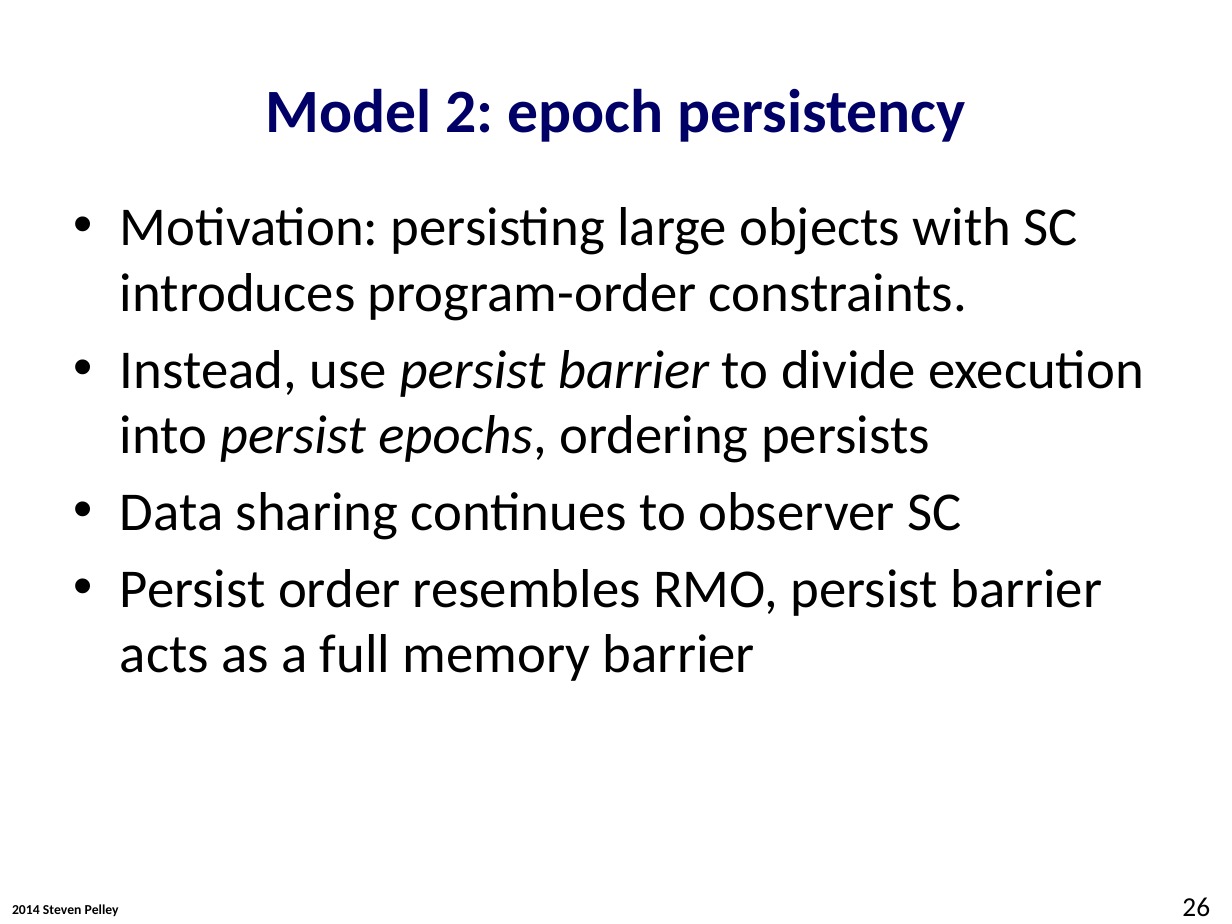
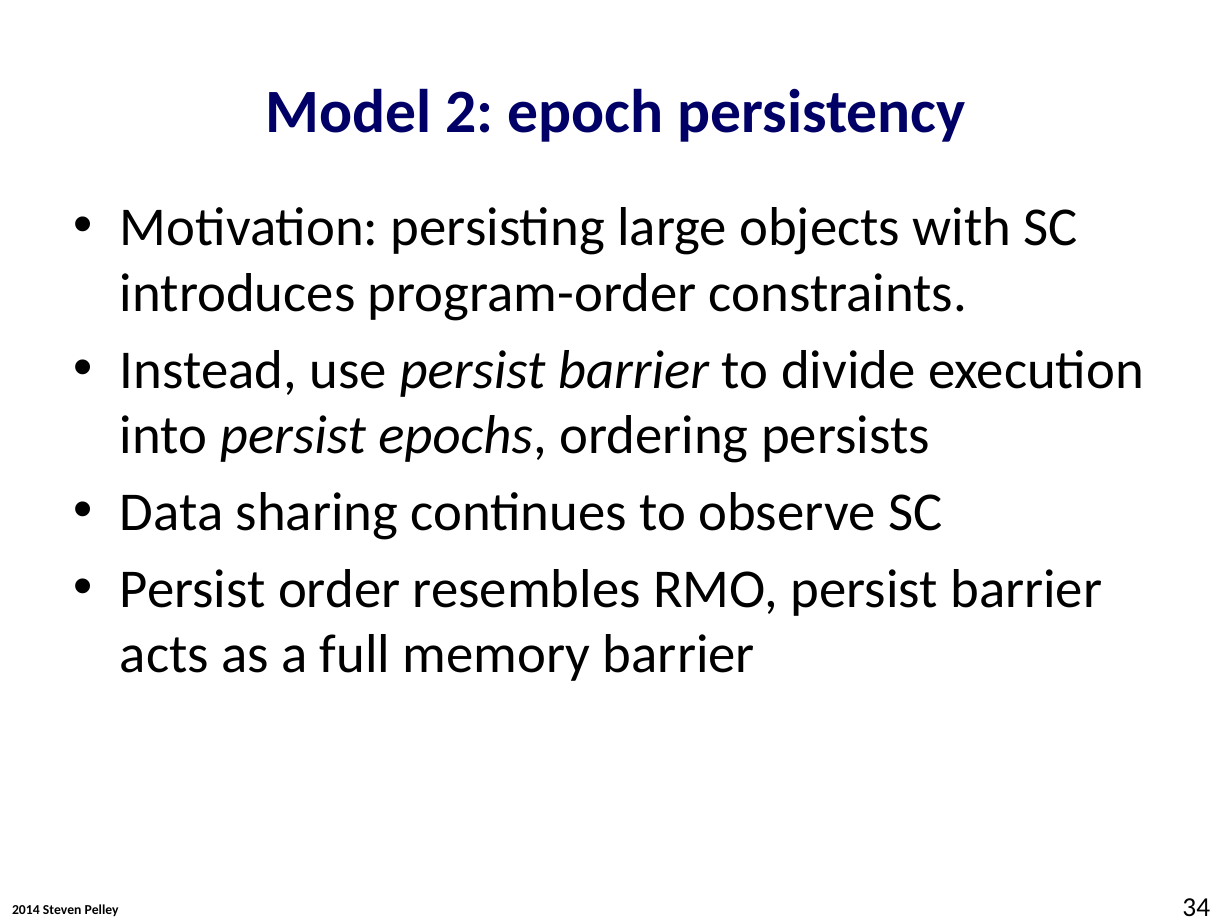
Before and after one commit to Abulila/dissertation, a slide deck: slide 34 of proposal/defense.pptx (slide 26 before the commit). Drawn at 1232x924 pixels with LibreOffice and Linux fonts; fonts in the diff are those of the drawing; background and template pictures are left out. Boxes give left, top, right and bottom in pixels: in the first picture for what was removed or moved away, otherwise in the second. Text is boxed around its words. In the diff, an @@ line names an element or a change of style, - is before the commit and + after.

Commit message:
defense.pptx: intro and working on epoch persistency definition

```diff
--- a/proposal/defense.pptx
+++ b/proposal/defense.pptx
@@ text at (x1=120, y1=492, x2=942, y2=540): text changed @@
-• Data sharing continues to observer SC
+• Data sharing continues to observe SC
@@ page number at (x1=1182, y1=898, x2=1210, y2=917): text changed @@
-26
+34
```
Also in this commit, not shown: 13 other slides changed, 12 slides added, 2 slides removed.
